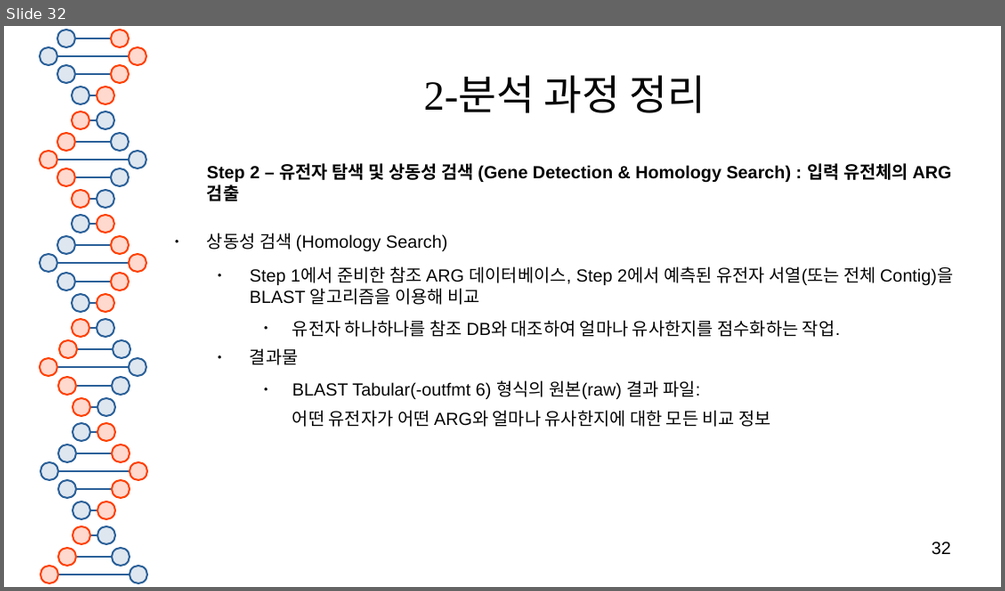
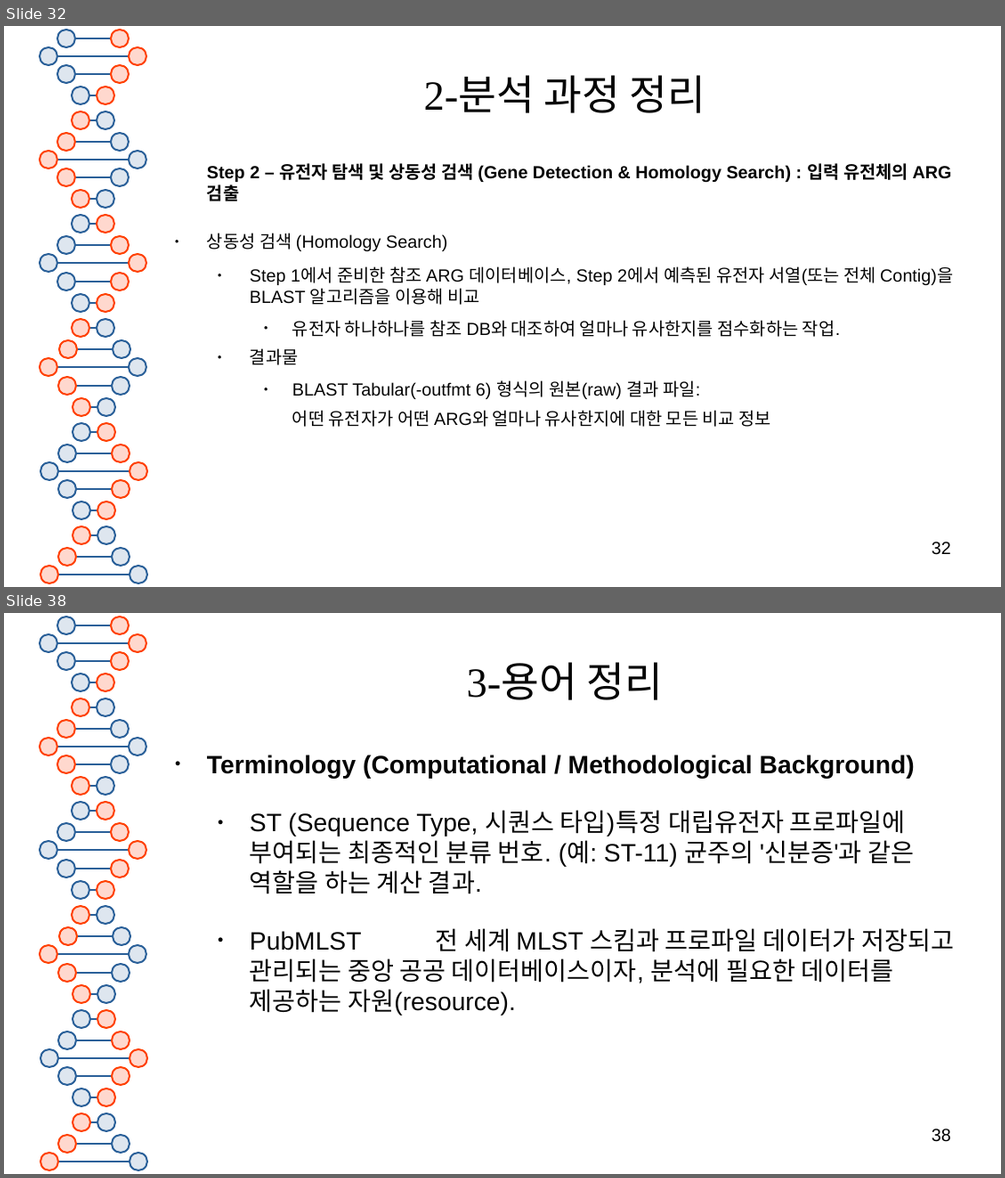
Before and after one commit to SHINKHO/bioinformatics_phase, a slide deck: docs/bioinformatics툴_분석.odp. Shown one above the other, each under a label of ours: slide 32 before the commit, slides 32 and 38 after it; the slides between them are not shown. The pictures are 1005x591 and 1005x1178 pixels, drawn with LibreOffice and Linux fonts; fonts in the diff are those of the drawing. Boxes give left, top, right and bottom in pixels: in the first picture for what was removed or moved away, otherwise in the second. Text is boxed around its words. In the diff, an @@ line names an element or a change of style, - is before the commit and + after.

```diff
--- a/docs/bioinformatics툴_분석.odp
+++ b/docs/bioinformatics툴_분석.odp
@@ slide 38 added at (4, 613, 1001, 1174), background #FFFFFF; not listed: 81 template elements that a slide beside it also shows @@
@@ title added at (467, 662, 663, 700), 33 pt, text #050505 @@
+3-용어 정리
@@ text added at (207, 755, 954, 1015), 20 pt, text #050505 @@
+● Terminology (Computational / Methodological Background)
+  ● ST (Sequence Type, 시퀀스 타입) 특정 대립유전자 프로파일에 부여되는 최종적인 분류 번호. (예: ST-11) 균주의 '신분증'과 같은 역할을 하는 계산 결과.
+  ● PubMLST 전 세계 MLST 스킴과 프로파일 데이터가 저장되고 관리되는 중앙 공공 데이터베이스이자, 분석에 필요한 데이터를 제공하는 자원(resource).
@@ page number added at (931, 1128, 951, 1142), 14 pt, text #000000 @@
+38
```
Also in this commit, not shown: 2 slides changed, 25 other slides added, 1 other file.
